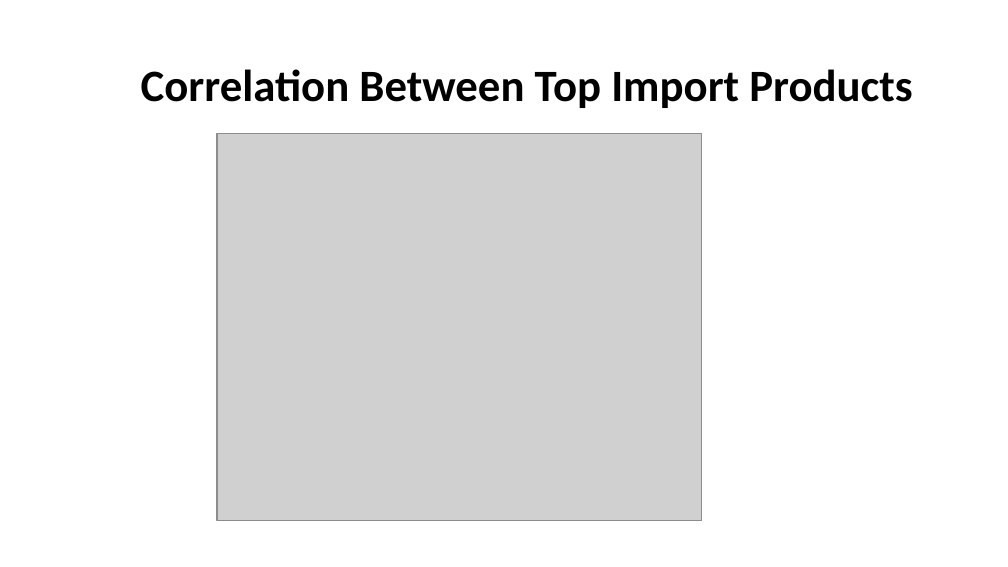
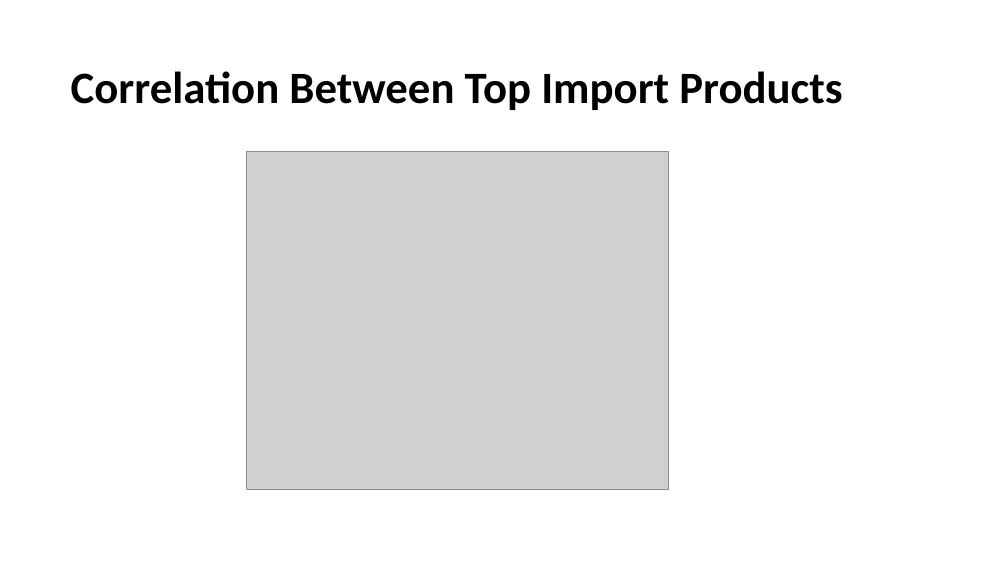
Before and after one commit to maxaus2002/ASSESSMENT-2-for-MAST7220, a slide deck: slide 15 of Presentation Report/Powerpoint.pptx. Drawn at 1008x567 pixels with LibreOffice and Linux fonts; fonts in the diff are those of the drawing; grey boxes stand for pictures. Boxes give left, top, right and bottom in pixels: in the first picture for what was removed or moved away, otherwise in the second. Text is boxed around its words. In the diff, an @@ line names an element or a change of style, - is before the commit and + after.

```diff
--- a/Presentation Report/Powerpoint.pptx
+++ b/Presentation Report/Powerpoint.pptx
@@ title "Correlation Between Top Import Products": place and size @@
-title "Correlation Between Top Import Products" at (141, 69, 912, 108)
+title "Correlation Between Top Import Products" at (71, 71, 842, 110)
@@ picture: place and size @@
-picture at (217, 133, 701, 521)
+picture at (247, 152, 669, 490)
```
Also in this commit, not shown: 6 other slides changed, 11 slides added, 11 slides removed, 1 other file.
